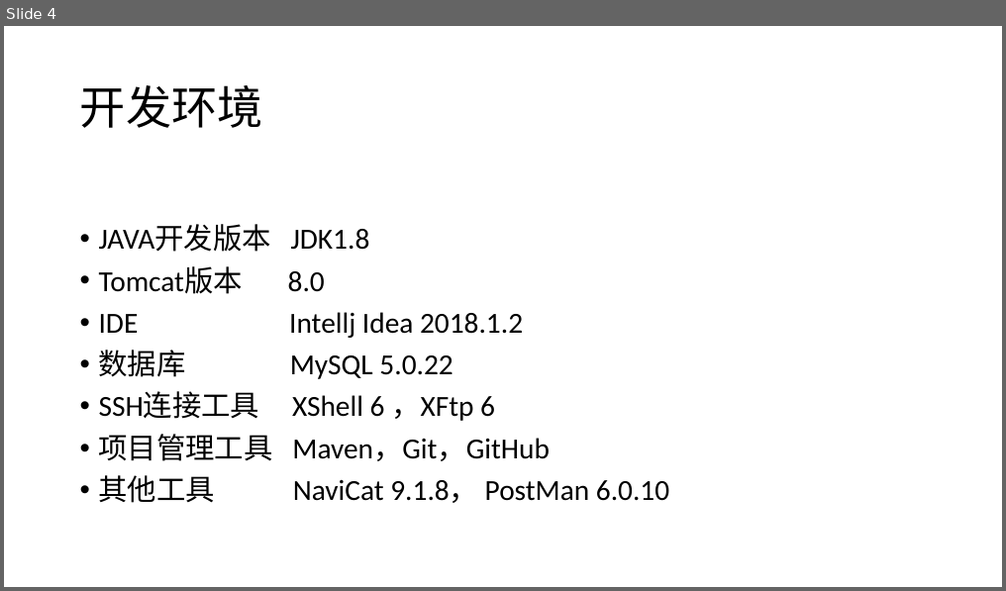
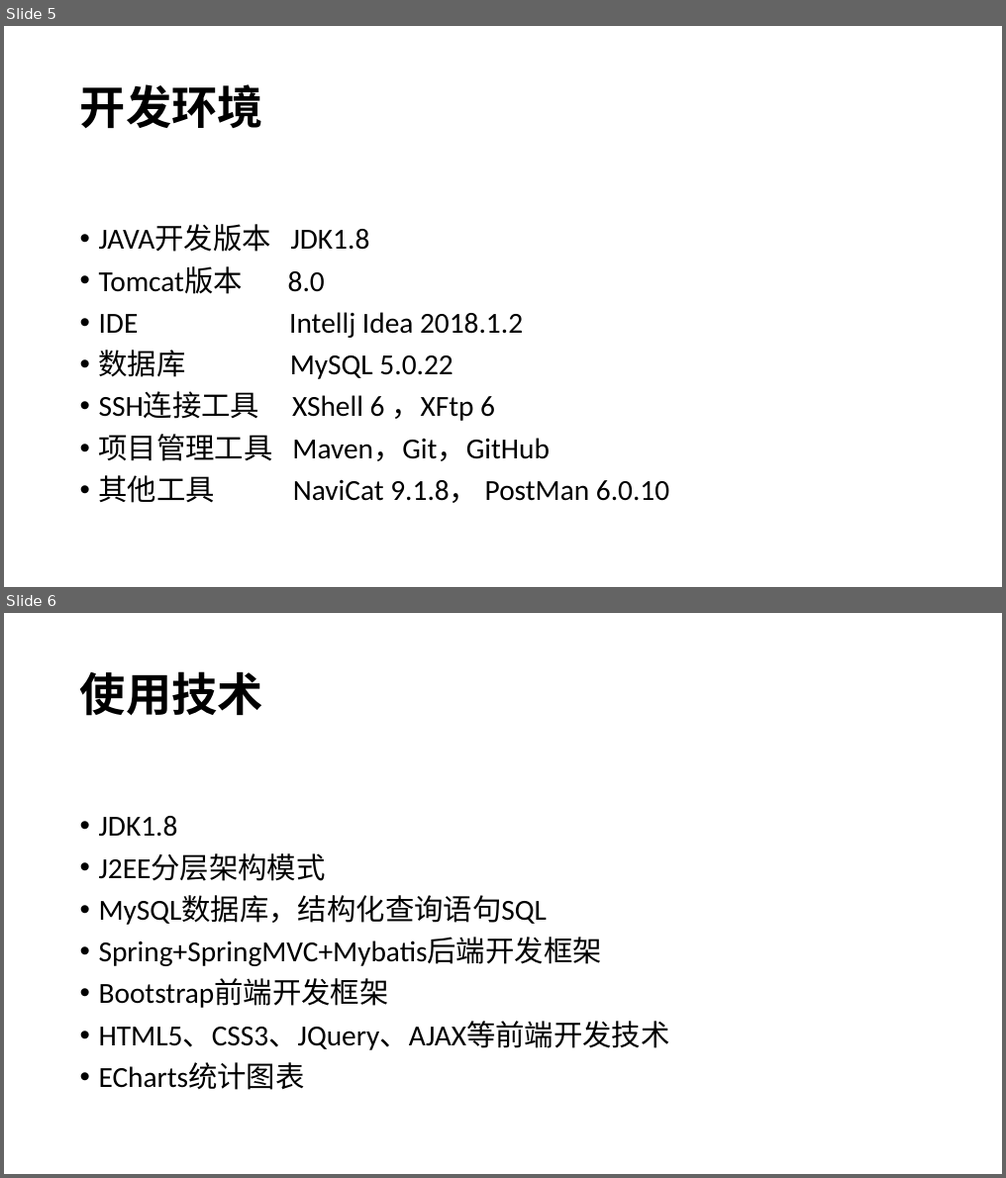
Before and after one commit to chnzxg/ssms, a slide deck: wiki/基于JavaWeb 的小型超市管理系统-演示文稿.ppt. Shown one above the other, each under a label of ours: slide 4 before the commit, slides 5 and 6 after it. The pictures are 1006x591 and 1006x1178 pixels, drawn with LibreOffice and Linux fonts; fonts in the diff are those of the drawing; background and template pictures are left out. Boxes give left, top, right and bottom in pixels: in the first picture for what was removed or moved away, otherwise in the second. Text is boxed around its words. In the diff, an @@ line names an element or a change of style, - is before the commit and + after.

```diff
--- a/wiki/基于JavaWeb 的小型超市管理系统-演示文稿.ppt
+++ b/wiki/基于JavaWeb 的小型超市管理系统-演示文稿.ppt
@@ slide 6 added at (4, 613, 1002, 1174), background picture (left out) @@
@@ title added at (80, 671, 263, 716), 44 pt, text #000000, bold @@
+使用技术
@@ text added at (99, 816, 670, 1090), 28 pt, text #000000 @@
+• JDK1.8
+• J2EE分层架构模式
+• MySQL数据库，结构化查询语句SQL
+• Spring+SpringMVC+Mybatis后端开发框架
+• Bootstrap前端开发框架
+• HTML5、CSS3、JQuery、AJAX等前端开发技术
+• ECharts统计图表
@@ what was slide 4 is now slide 5 @@
@@ slide 5 changed as well @@
@@ title "开发环境" at (80, 84, 263, 128): bold on @@
```
Also in this commit, not shown: 4 other slides changed, 1 other slide added, 7 other files.
